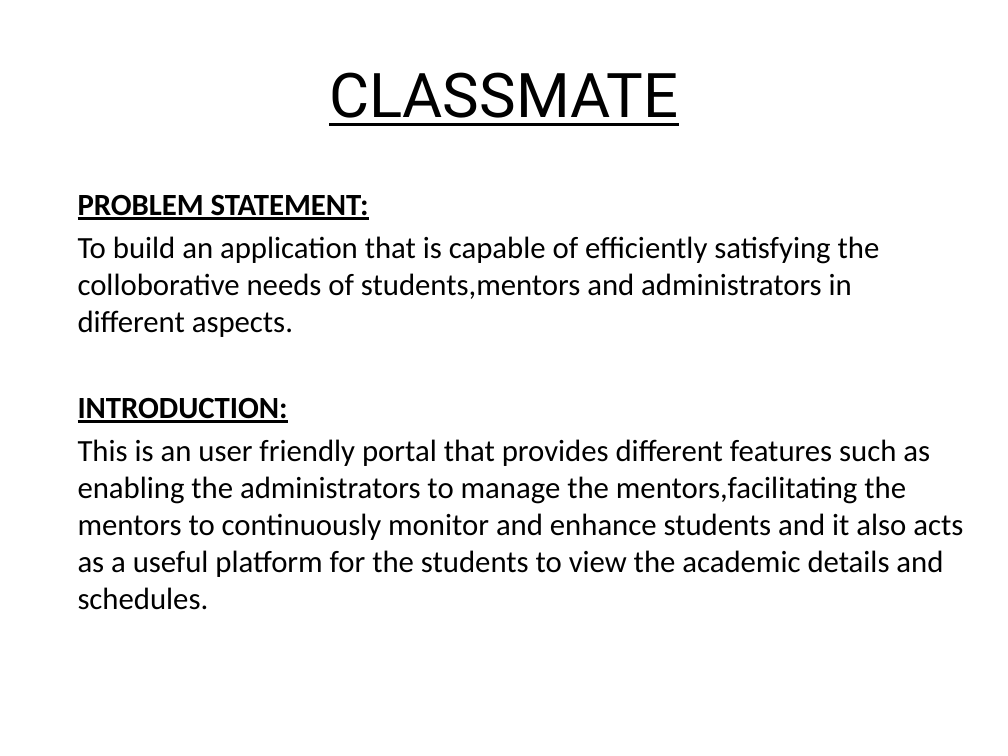
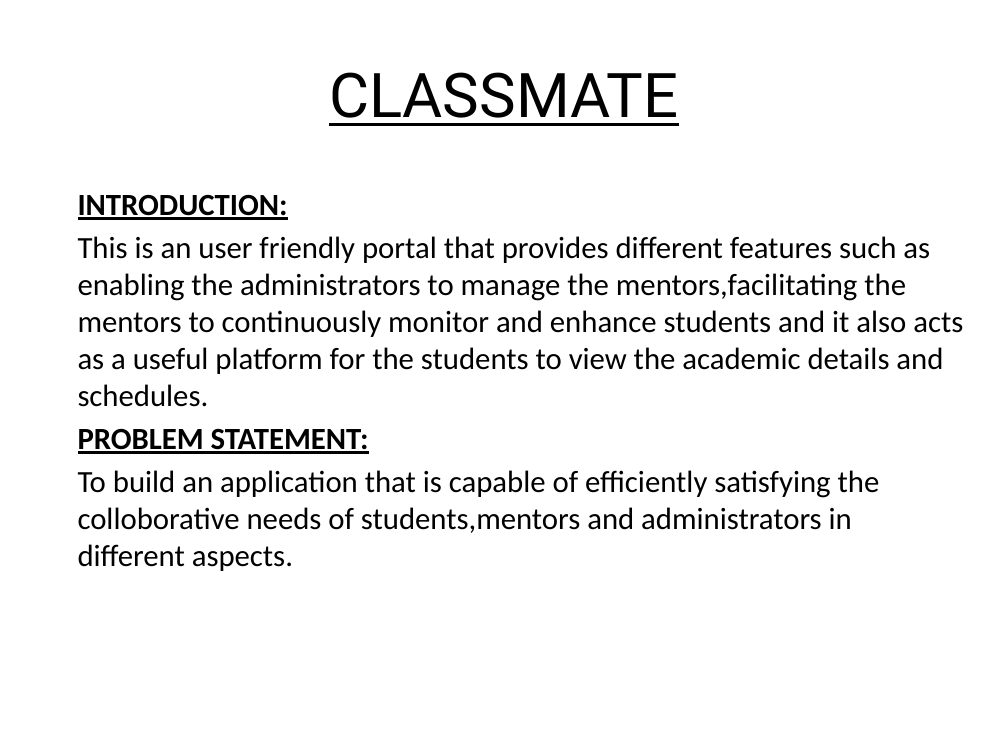
Before and after one commit to Srivathssan-Vijayakumar/SPD_Website, a slide deck: slide 2 of Mentor-Mentee-Portal/SPD Presentation/SPD Presentation.pptx. Drawn at 1008x756 pixels with LibreOffice and Linux fonts; fonts in the diff are those of the drawing. Boxes give left, top, right and bottom in pixels: in the first picture for what was removed or moved away, otherwise in the second. Text is boxed around its words. In the diff, an @@ line names an element or a change of style, - is before the commit and + after.

```diff
--- a/Mentor-Mentee-Portal/SPD Presentation/SPD Presentation.pptx
+++ b/Mentor-Mentee-Portal/SPD Presentation/SPD Presentation.pptx
@@ text at bbox=[78, 194, 963, 407]: paragraphs added @@
+INTRODUCTION:
+This is an user friendly portal that provides different features such as enabling the administrators to manage the mentors,facilitating the mentors to continuously monitor and enhance students and it also acts as a useful platform for the students to view the academic details and schedules.
@@ text at bbox=[78, 397, 963, 610]: paragraphs removed @@
-INTRODUCTION:
-This is an user friendly portal that provides different features such as enabling the administrators to manage the mentors,facilitating the mentors to continuously monitor and enhance students and it also acts as a useful platform for the students to view the academic details and schedules.
```
Also in this commit, not shown: 4 other slides changed, 30 slides added, 3 slides removed, 1 other file.
